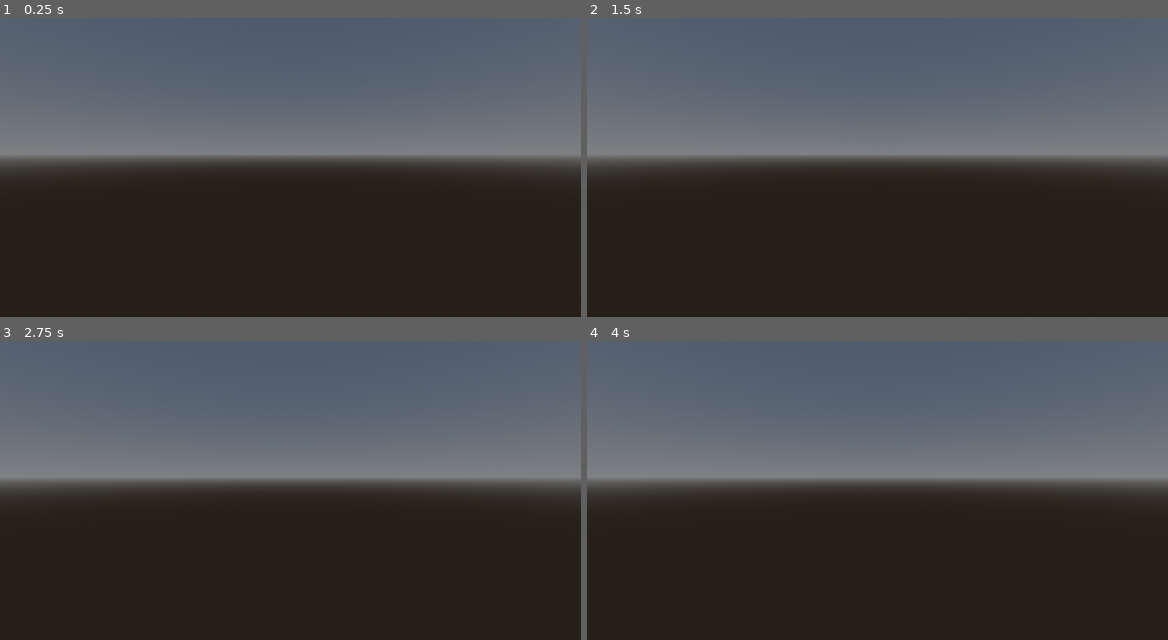
Above: before the commit, frames 1-4 (two rows, left to right).
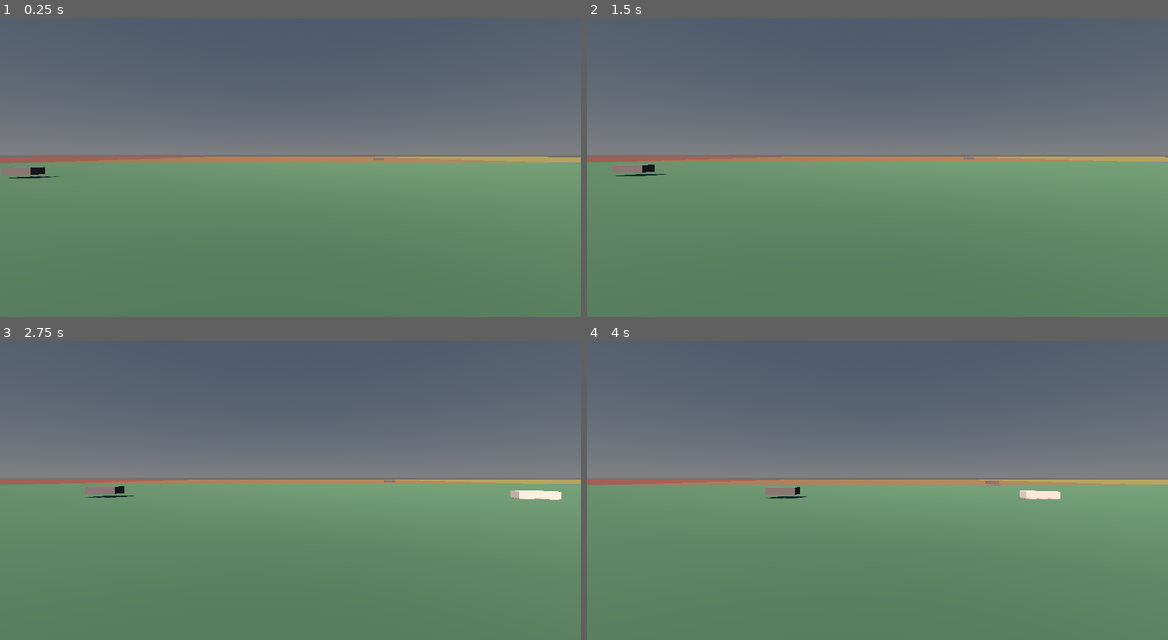
Above: after the commit, the same moments.

Repository: fanedevvv/gfn
Game: Godot game, scene res://scenes/world/open_world.tscn
The game is run twice, just before and just after one commit, with the same random seed, the same clock (stepped at 60 frames per second) and the same inputs.
Inputs:
- Up to frame 1 (0.25 s): no input
- Up to frame 2 (1.5 s): hold D (steer_right, bound only after the commit) 0.53-1.28 s; tap E (shift_drive, bound only after the commit) at 0.6 s; tap X (shift_neutral, bound only after the commit) at 0.8, 1.35 s; hold S (brake, bound only after the commit) from 1.28 s (still down)
- Up to frame 3 (2.75 s): tap W (throttle, bound only after the commit) at 1.55 s; release S (brake, bound only after the commit) at 2.03 s; hold D (steer_right, bound only after the commit) from 2.03 s (still down); hold W (throttle, bound only after the commit) from 2.03 s (still down); tap M (toggle_transmission_mode, bound only after the commit) at 2.3 s
- Up to frame 4 (4 s): release D (steer_right, bound only after the commit) at 2.78 s; release W (throttle, bound only after the commit) at 2.78 s; hold Shift (shift_up, bound only after the commit) 2.78-3.53 s; tap M (toggle_transmission_mode, bound only after the commit) at 2.85 s; tap E (shift_drive, bound only after the commit) at 3.05, 3.6 s; hold A (steer_left, bound only after the commit) from 3.53 s (still down); tap X (shift_neutral, bound only after the commit) at 3.8 s

The runs differ from the first frame. In frame 1, 54% of the frame differs, in the area x 0-100%, y 46-100%; in frame 2, 54%; in frame 3, 54%; in frame 4, 54%.
Error before the commit: Parse Error: Could not find type "GarageUI" in the current scope. (res://scripts/world/open_world.gd:38)

Commit message:
Fix issues found by actually running the project in Godot 4.3
Downloaded Godot 4.3 headless and ran the project for real instead of
just reading the code:

- garage_ui.gd was missing `class_name GarageUI`. open_world.gd
  references it as a type
  (`@onready var garage_ui: GarageUI = $GarageUI`), which failed to
  parse at all - the whole project refused to import. Real bug,
  invisible from reading the script in isolation.

- The Input Map actions (throttle, brake, steer_left/right,
  shift_reverse/neutral/drive, shift_up/down,
  toggle_transmission_mode, debug_trigger_wanted) were only ever
  documented as tables for manual entry in the editor - never
  actually in project.godot. Wrote them for real by running a
  headless script that builds each InputEventKey through the engine's
  own ProjectSettings/InputMap APIs and calls save(), rather than
  hand-serializing the resource format from memory.

Verified after the fixes: a 900-frame headless run of open_world.tscn
produces zero errors or warnings, and a scripted inspection at
runtime confirms WorldStreamer loaded all 9 test chunks, 4 traffic
cars spawned and are moving on the test route, the police patrol
initialized in PATROL, the junkyard parsed all 3 JSON listings
correctly, all four autoloads are alive, and simulating
shift_drive + throttle input actually moves the car (gear engages to
D1, position advances, speed responds to throttle release).

Also adds the .gitignore the project should have had from the start
(.godot/ is a local editor cache, not source).

Co-Authored-By: Claude Sonnet 5 <noreply@anthropic.com>
Claude-Session: https://claude.ai/code/session_01CKiXaqZBGkYCZVTK91vSMy

Diff:
--- a/project.godot
+++ b/project.godot
@@ -21,6 +21,60 @@
 TimeOfDay="*res://scripts/autoload/time_of_day.gd"
 WantedSystem="*res://scripts/autoload/wanted_system.gd"
 
-[physics]
+[input]
 
-3d/default_gravity=9.8
+throttle={
+"deadzone": 0.5,
+"events": [Object(InputEventKey,"resource_local_to_scene":false,"resource_name":"","device":0,"window_id":0,"alt_pressed":false,"shift_pressed":false,"ctrl_pressed":false,"meta_pressed":false,"pressed":false,"keycode":0,"physical_keycode":87,"key_label":0,"unicode":0,"location":0,"echo":false,"script":null)
+]
+}
+brake={
+"deadzone": 0.5,
+"events": [Object(InputEventKey,"resource_local_to_scene":false,"resource_name":"","device":0,"window_id":0,"alt_pressed":false,"shift_pressed":false,"ctrl_pressed":false,"meta_pressed":false,"pressed":false,"keycode":0,"physical_keycode":83,"key_label":0,"unicode":0,"location":0,"echo":false,"script":null)
+]
+}
+steer_left={
+"deadzone": 0.5,
+"events": [Object(InputEventKey,"resource_local_to_scene":false,"resource_name":"","device":0,"window_id":0,"alt_pressed":false,"shift_pressed":false,"ctrl_pressed":false,"meta_pressed":false,"pressed":false,"keycode":0,"physical_keycode":65,"key_label":0,"unicode":0,"location":0,"echo":false,"script":null)
+]
+}
+steer_right={
+"deadzone": 0.5,
+"events": [Object(InputEventKey,"resource_local_to_scene":false,"resource_name":"","device":0,"window_id":0,"alt_pressed":false,"shift_pressed":false,"ctrl_pressed":false,"meta_pressed":false,"pressed":false,"keycode":0,"physical_keycode":68,"key_label":0,"unicode":0,"location":0,"echo":false,"script":null)
+]
+}
+shift_reverse={
+"deadzone": 0.5,
+"events": [Object(InputEventKey,"resource_local_to_scene":false,"resource_name":"","device":0,"window_id":0,"alt_pressed":false,"shift_pressed":false,"ctrl_pressed":false,"meta_pressed":false,"pressed":false,"keycode":0,"physical_keycode":81,"key_label":0,"unicode":0,"location":0,"echo":false,"script":null)
+]
+}
+shift_neutral={
+"deadzone": 0.5,
+"events": [Object(InputEventKey,"resource_local_to_scene":false,"resource_name":"","device":0,"window_id":0,"alt_pressed":false,"shift_pressed":false,"ctrl_pressed":false,"meta_pressed":false,"pressed":false,"keycode":0,"physical_keycode":88,"key_label":0,"unicode":0,"location":0,"echo":false,"script":null)
+]
+}
+shift_drive={
+"deadzone": 0.5,
+"events": [Object(InputEventKey,"resource_local_to_scene":false,"resource_name":"","device":0,"window_id":0,"alt_pressed":false,"shift_pressed":false,"ctrl_pressed":false,"meta_pressed":false,"pressed":false,"keycode":0,"physical_keycode":69,"key_label":0,"unicode":0,"location":0,"echo":false,"script":null)
+]
+}
+shift_up={
+"deadzone": 0.5,
+"events": [Object(InputEventKey,"resource_local_to_scene":false,"resource_name":"","device":0,"window_id":0,"alt_pressed":false,"shift_pressed":false,"ctrl_pressed":false,"meta_pressed":false,"pressed":false,"keycode":0,"physical_keycode":4194325,"key_label":0,"unicode":0,"location":0,"echo":false,"script":null)
+]
+}
+shift_down={
+"deadzone": 0.5,
+"events": [Object(InputEventKey,"resource_local_to_scene":false,"resource_name":"","device":0,"window_id":0,"alt_pressed":false,"shift_pressed":false,"ctrl_pressed":false,"meta_pressed":false,"pressed":false,"keycode":0,"physical_keycode":4194326,"key_label":0,"unicode":0,"location":0,"echo":false,"script":null)
+]
+}
+toggle_transmission_mode={
+"deadzone": 0.5,
+"events": [Object(InputEventKey,"resource_local_to_scene":false,"resource_name":"","device":0,"window_id":0,"alt_pressed":false,"shift_pressed":false,"ctrl_pressed":false,"meta_pressed":false,"pressed":false,"keycode":0,"physical_keycode":77,"key_label":0,"unicode":0,"location":0,"echo":false,"script":null)
+]
+}
+debug_trigger_wanted={
+"deadzone": 0.5,
+"events": [Object(InputEventKey,"resource_local_to_scene":false,"resource_name":"","device":0,"window_id":0,"alt_pressed":false,"shift_pressed":false,"ctrl_pressed":false,"meta_pressed":false,"pressed":false,"keycode":0,"physical_keycode":71,"key_label":0,"unicode":0,"location":0,"echo":false,"script":null)
+]
+}
--- a/scripts/ui/garage_ui.gd
+++ b/scripts/ui/garage_ui.gd
@@ -1,3 +1,4 @@
+class_name GarageUI
 extends CanvasLayer
 ## garage_ui.gd — UI pentru Atelier + Junkyard.
 ##
Not shown, added: .gitignore
